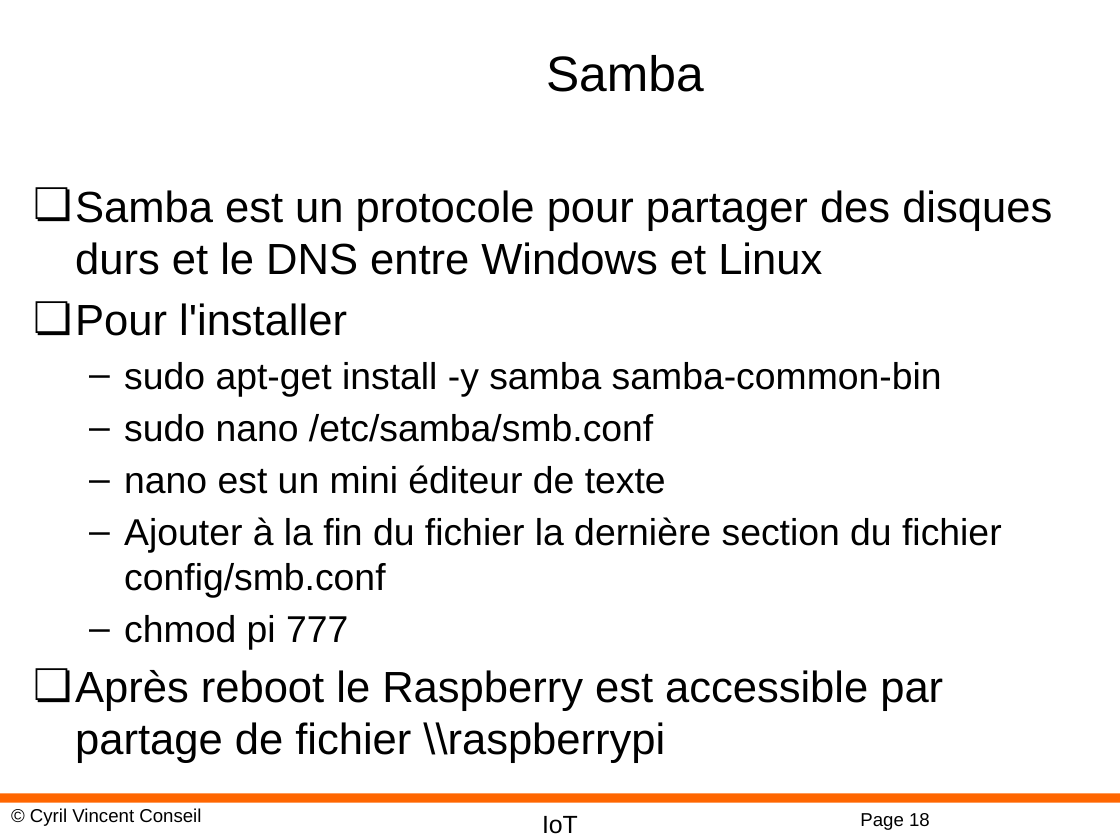
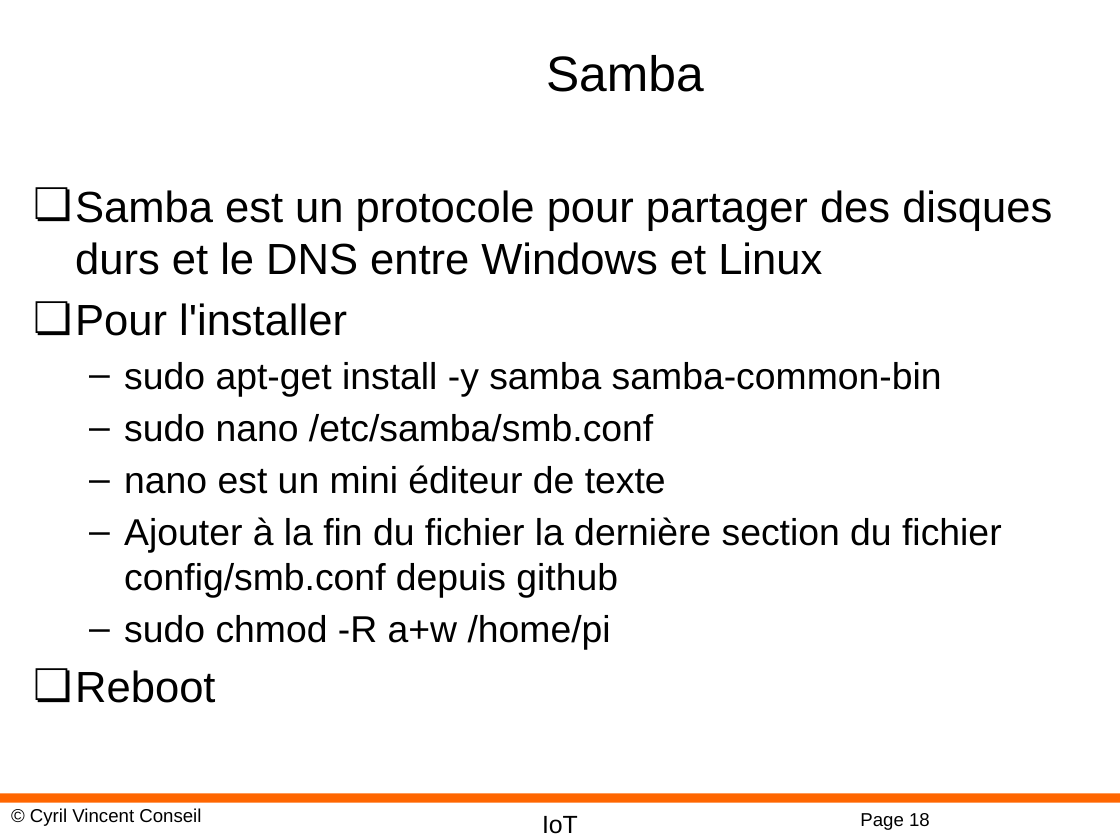
Before and after one commit to cyrilvincent/IoT, a slide deck: slide 18 of ppt/IoT06-Raspbian.pptx. Drawn at 1120x840 pixels with LibreOffice and Linux fonts; fonts in the diff are those of the drawing; background and template pictures are left out. Boxes give left, top, right and bottom in pixels: in the first picture for what was removed or moved away, otherwise in the second. Text is boxed around its words. In the diff, an @@ line names an element or a change of style, - is before the commit and + after.

```diff
--- a/ppt/IoT06-Raspbian.pptx
+++ b/ppt/IoT06-Raspbian.pptx
@@ text at <box>75,517,1002,703</box>: text changed @@
-  – Ajouter à la fin du fichier la dernière section du fichier config/smb.conf
-  – chmod pi 777
-❏ Après reboot le Raspberry est accessible par partage de fichier \\raspberrypi
+  – Ajouter à la fin du fichier la dernière section du fichier config/smb.conf depuis github
+  – sudo chmod -R a+w /home/pi
+❏ Reboot
```
Also in this commit, not shown: 4 other slides changed, 1 slide added, 7 other files.
